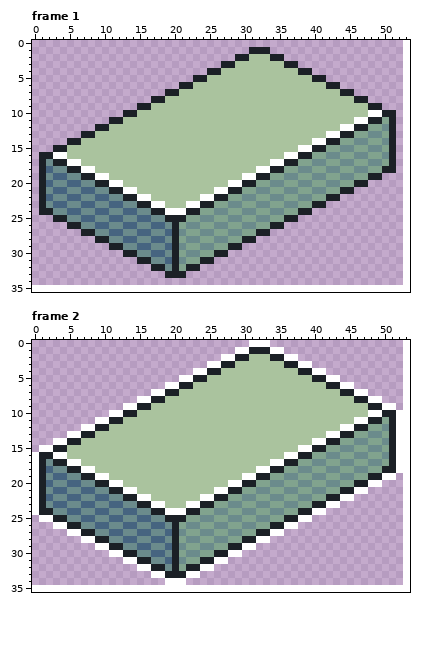
Two versions of one pixel-art file, Assets/Art/UI/Draw_Pile.aseprite. The picture above was drawn from the file before the commit.
53x35 pixels, 2 frames. Shown: frame 1, frame 2. The old version is drawn lined up with the new one, on the new canvas.
After:
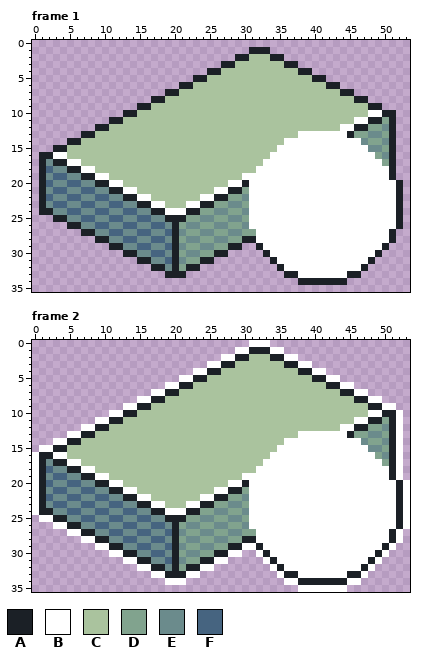
Palette (. is transparent): A #1b2026  B #ffffff  C #aac39e  D #81a38e  E #6b8b8c  F #466480
The edit:
canvas 53x35 -> 54x36
--- frame 1
@@ x 29..53 @@
 12 CCCCCCCCCCCCCCCBBAADDEA..
-13 CCCCCCCCCCCCCBBAADDEEDA..
-14 CCCCCCCCCCCBBAADDEEDDEA..
-15 CCCCCCCCCBBAADDEEDDEEDA..
-16 CCCCCCCBBAADDEEDDEEDDEA..
-17 CCCCCBBAADDEEDDEEDDEEDA..
-18 CCCBBAADDEEDDEEDDEEDDAA..
-19 CBBAADDEEDDEEDDEEDDAA....
-20 BAADDEEDDEEDDEEDDAA......
-21 ADDEEDDEEDDEEDDAA........
-22 DEEDDEEDDEEDDAA..........
-23 EDDEEDDEEDDAA............
-24 DEEDDEEDDAA..............
-25 EDDEEDDAA................
-26 DEEDDAA..................
-27 EDDAA....................
-28 DAA......................
-29 A........................
-30 .........................
-31 .........................
-32 .........................
-33 .........................
-34 .........................
+13 CCCCCCCCCBBBBBBBADDEEDA..
+14 CCCCCCCBBBBBBBBBBBEDDEA..
+15 CCCCCCBBBBBBBBBBBBBEEDA..
+16 CCCCCBBBBBBBBBBBBBBBDEA..
+17 CCCCBBBBBBBBBBBBBBBBBDA..
+18 CCCBBBBBBBBBBBBBBBBBBBA..
+19 CBBBBBBBBBBBBBBBBBBBBBA..
+20 BABBBBBBBBBBBBBBBBBBBBBA.
+21 ADBBBBBBBBBBBBBBBBBBBBBA.
+22 DEBBBBBBBBBBBBBBBBBBBBBA.
+23 EDBBBBBBBBBBBBBBBBBBBBBA.
+24 DEBBBBBBBBBBBBBBBBBBBBBA.
+25 EDBBBBBBBBBBBBBBBBBBBBBA.
+26 DEBBBBBBBBBBBBBBBBBBBBBA.
+27 EDDBBBBBBBBBBBBBBBBBBBA..
+28 DAABBBBBBBBBBBBBBBBBBBA..
+29 A..ABBBBBBBBBBBBBBBBBA...
+30 ....ABBBBBBBBBBBBBBBA....
+31 .....ABBBBBBBBBBBBBA.....
+32 ......ABBBBBBBBBBBA......
+33 .......AABBBBBBBAA.......
+34 .........AAAAAAA.........
 35 .........................
--- frame 2
@@ x 29..53 @@
 12 CCCCCCCCCCCCCCCBBAADDEAB.
-13 CCCCCCCCCCCCCBBAADDEEDAB.
-14 CCCCCCCCCCCBBAADDEEDDEAB.
-15 CCCCCCCCCBBAADDEEDDEEDAB.
-16 CCCCCCCBBAADDEEDDEEDDEAB.
-17 CCCCCBBAADDEEDDEEDDEEDAB.
-18 CCCBBAADDEEDDEEDDEEDDAAB.
-19 CBBAADDEEDDEEDDEEDDAABB..
-20 BAADDEEDDEEDDEEDDAABB....
-21 ADDEEDDEEDDEEDDAABB......
-22 DEEDDEEDDEEDDAABB........
-23 EDDEEDDEEDDAABB..........
-24 DEEDDEEDDAABB............
-25 EDDEEDDAABB..............
-26 DEEDDAABB................
-27 EDDAABB..................
-28 DAABB....................
-29 ABB......................
-30 B........................
-31 .........................
-32 .........................
-33 .........................
-34 .........................
-35 .........................
+13 CCCCCCCCCBBBBBBBADDEEDAB.
+14 CCCCCCCBBBBBBBBBBBEDDEAB.
+15 CCCCCCBBBBBBBBBBBBBEEDAB.
+16 CCCCCBBBBBBBBBBBBBBBDEAB.
+17 CCCCBBBBBBBBBBBBBBBBBDAB.
+18 CCCBBBBBBBBBBBBBBBBBBBAB.
+19 CBBBBBBBBBBBBBBBBBBBBBAB.
+20 BABBBBBBBBBBBBBBBBBBBBBAB
+21 ADBBBBBBBBBBBBBBBBBBBBBAB
+22 DEBBBBBBBBBBBBBBBBBBBBBAB
+23 EDBBBBBBBBBBBBBBBBBBBBBAB
+24 DEBBBBBBBBBBBBBBBBBBBBBAB
+25 EDBBBBBBBBBBBBBBBBBBBBBAB
+26 DEBBBBBBBBBBBBBBBBBBBBBAB
+27 EDDBBBBBBBBBBBBBBBBBBBAB.
+28 DAABBBBBBBBBBBBBBBBBBBAB.
+29 ABBABBBBBBBBBBBBBBBBBAB..
+30 B..BABBBBBBBBBBBBBBBAB...
+31 ....BABBBBBBBBBBBBBAB....
+32 .....BABBBBBBBBBBBAB.....
+33 ......BAABBBBBBBAAB......
+34 .......BBAAAAAAABB.......
+35 .........BBBBBBB.........
